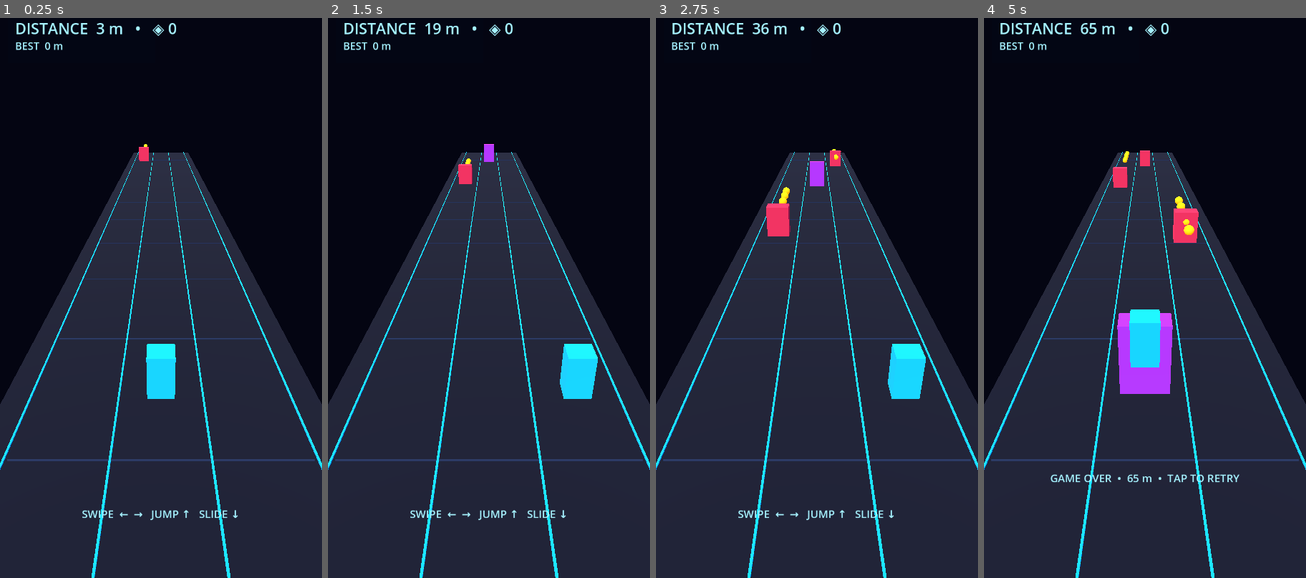
Above: before the commit, frames 1-4 (left to right).
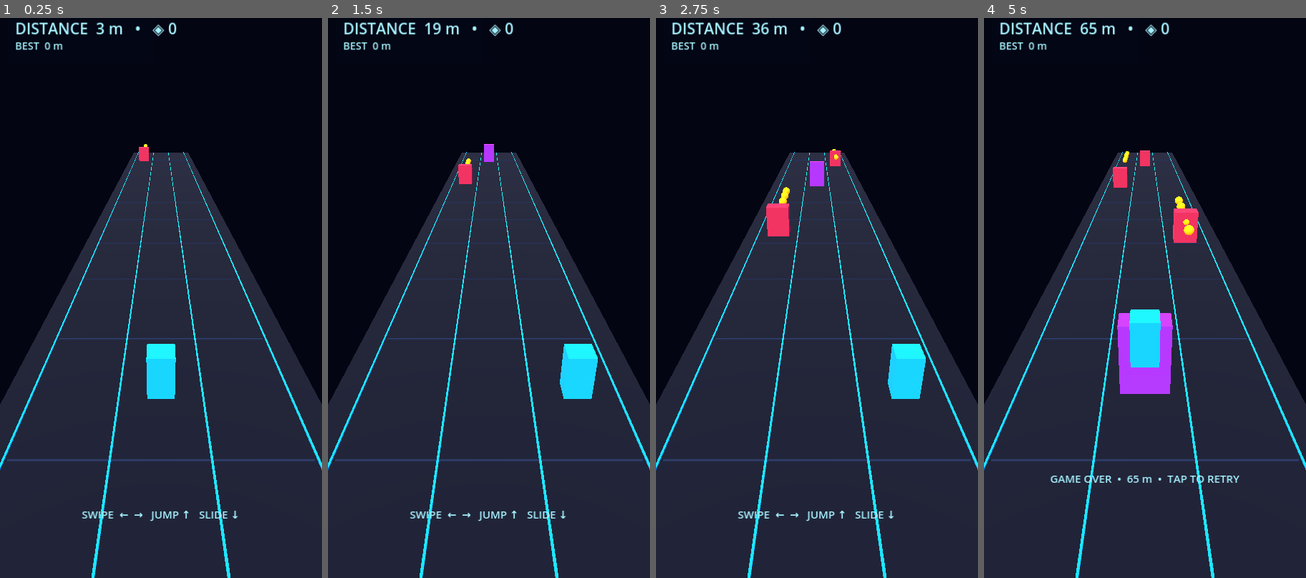
Above: after the commit, the same moments.

Repository: matvey458drt-byte/NeonRun3D
Game: Godot game, scene res://Main.tscn
Two runs of this game, one before a commit and one after it. Both use one fixed random seed, a clock stepped at 60 frames per second and the inputs below.
Inputs (mouse positions are in pixels of both pictures, inside the frame that each line leads up to):
- Up to frame 1 (0.25 s): no input
- Up to frame 2 (1.5 s): tap Enter at 0.5, 0.6 s; move the mouse to (559, 264) at 0.52 s; hold Right 0.53-1.25 s; click (559, 264) at 0.67 s; tap Space at 0.77 s; drag from (424, 320) to (472, 404) at 1.27 s
- Up to frame 3 (2.75 s): move the mouse to (849, 163) at 2.02 s; hold Right from 2.03 s (still down); tap Enter at 2.1 s
- Up to frame 4 (5 s): release Right at 2.75 s; drag from (1128, 404) to (1048, 208) at 2.77 s; move the mouse to (1241, 376) at 3.52 s; hold Left 3.53-4.25 s; tap Enter at 3.6 s; tap Space at 3.77 s; drag from (1048, 208) to (1096, 146) at 4.27 s

The runs differ from the first frame. In frame 1, 0.5% of the frame differs, in the area x 5-74%, y 0-90%; in frame 2, 0.6%; in frame 3, 0.6%; in frame 4, 0.7%, in the area x 5-80%, y 0-83%.

Commit message:
Replace runner with day and night light switch clicker

Diff:
--- a/project.godot
+++ b/project.godot
@@ -2,17 +2,19 @@
 config_version=5
 
 [application]
-config/name="NEON RUN 3D"
+config/name="Выключатель: День и Ночь"
 run/main_scene="res://Main.tscn"
 config/features=PackedStringArray("4.3", "GL Compatibility")
 
 [display]
 window/size/viewport_width=720
 window/size/viewport_height=1280
+window/size/window_width_override=720
+window/size/window_height_override=1280
 window/handheld/orientation=1
+window/stretch/mode="canvas_items"
 
 [rendering]
 renderer/rendering_method="gl_compatibility"
 renderer/rendering_method.mobile="gl_compatibility"
-textures/default_filters/use_nearest_mipmap_filter=false
-environment/defaults/default_clear_color=Color(0.015, 0.02, 0.07, 1)
+environment/defaults/default_clear_color=Color(0.03, 0.04, 0.12, 1)
